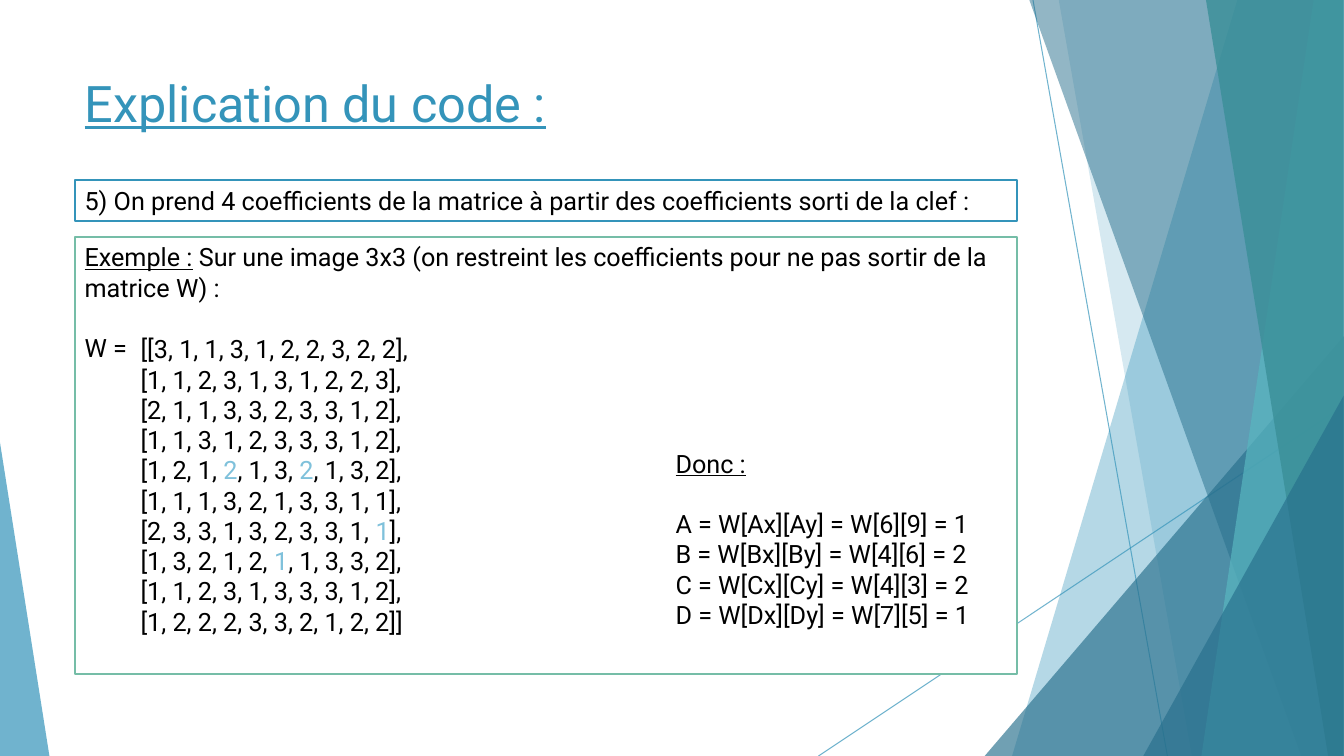
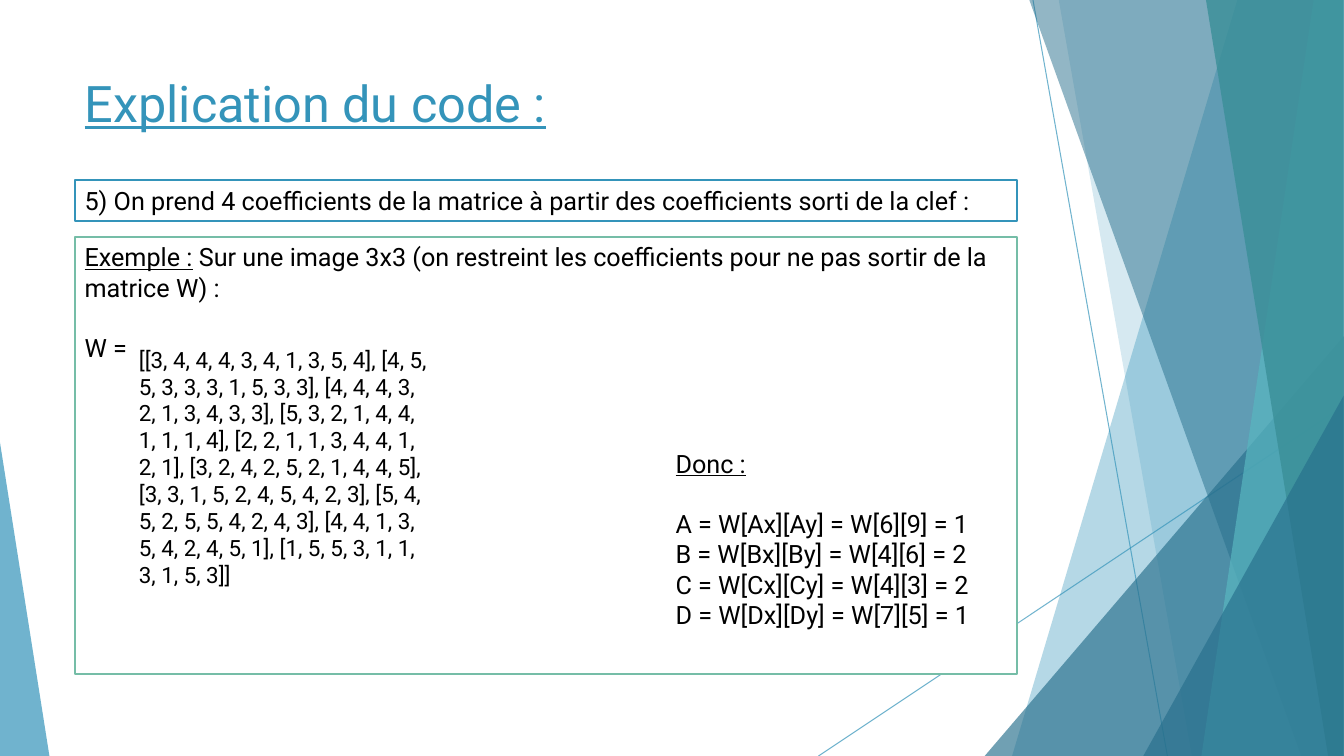
Before and after one commit to romainpasquier/Cryptage-Decryptage-d-images, a slide deck: slide 6 of TIPE/Dossier/TIPE Power point.pptx. Drawn at 1344x756 pixels with LibreOffice and Linux fonts; fonts in the diff are those of the drawing. Boxes give left, top, right and bottom in pixels: in the first picture for what was removed or moved away, otherwise in the second. Text is boxed around its words. In the diff, an @@ line names an element or a change of style, - is before the commit and + after.

```diff
--- a/TIPE/Dossier/TIPE Power point.pptx
+++ b/TIPE/Dossier/TIPE Power point.pptx
@@ text added at [139, 349, 427, 587], 16 pt, text #000000 @@
+[[3, 4, 4, 4, 3, 4, 1, 3, 5, 4], [4, 5, 5, 3, 3, 3, 1, 5, 3, 3], [4, 4, 4, 3, 2, 1, 3, 4, 3, 3], [5, 3, 2, 1, 4, 4, 1, 1, 1, 4], [2, 2, 1, 1, 3, 4, 4, 1, 2, 1], [3, 2, 4, 2, 5, 2, 1, 4, 4, 5], [3, 3, 1, 5, 2, 4, 5, 4, 2, 3], [5, 4, 5, 2, 5, 5, 4, 2, 4, 3], [4, 4, 1, 3, 5, 4, 2, 4, 5, 1], [1, 5, 5, 3, 1, 1, 3, 1, 5, 3]]
@@ text removed at [141, 337, 408, 635] @@
-[[3, 1, 1, 3, 1, 2, 2, 3, 2, 2],
-[1, 1, 2, 3, 1, 3, 1, 2, 2, 3],
-[2, 1, 1, 3, 3, 2, 3, 3, 1, 2],
-[1, 1, 3, 1, 2, 3, 3, 3, 1, 2],
-[1, 2, 1, 2, 1, 3, 2, 1, 3, 2],
-[1, 1, 1, 3, 2, 1, 3, 3, 1, 1],
-[2, 3, 3, 1, 3, 2, 3, 3, 1, 1],
-[1, 3, 2, 1, 2, 1, 1, 3, 3, 2],
-[1, 1, 2, 3, 1, 3, 3, 3, 1, 2],
-[1, 2, 2, 2, 3, 3, 2, 1, 2, 2]]
```
Also in this commit, not shown: 5 other slides changed, 1 slide added, 3 slides removed.
